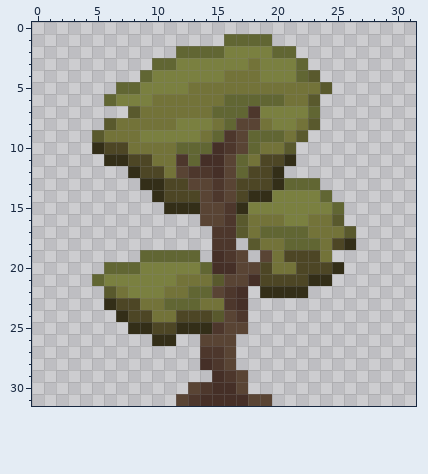
Pixel-art sprite -- sprites/tree_2.png. The picture above is the old version.
The file is 32x32 pixels. Colours within 5 levels of each other are drawn and written as one.
New version:
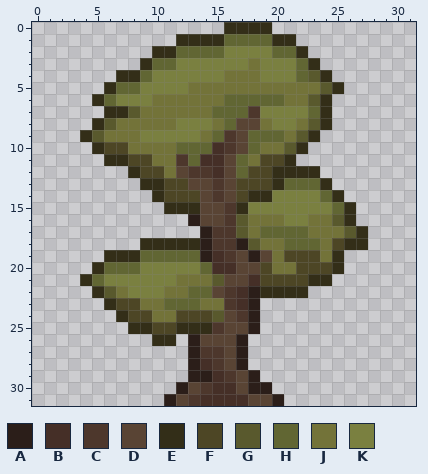
Palette (. is transparent): A #2b1e19  B #452f27  C #4d372c  D #594434  E #332e18  F #4d4625  G #59592d  H #616633  J #737339  K #7a8040
The exact change:
Changed rows in their new state; - is an unchanged pixel.
first column x 4:
 0 ------------EEEE--------
 1 --------EEEE----EE------
 2 ------EE----------E-----
 3 -----E-------------E----
 4 ---EE---------------E---
 5 --E------------------E--
 6 -E------------------E---
 7 --EE----------------E---
 8 -E------------------E---
 9 E------------------E----
10 ------------------E-----
12 -----------------EEE----
13 --------------------E---
14 ---------------------E--
15 ----------------------E-
16 ---------A------------E-
17 ----------A------------E
18 -----EEEEEA--A---------E
19 --EEE-----A---A------E--
20 -E----------------------
21 E-----------------------
22 -E------------A---------
23 --------------A---------
24 --------------A---------
25 --------------A---------
26 ---------A---A----------
27 ---------A---A----------
28 ---------A---A----------
29 ---------AA---A---------
30 --------A-----AA--------
31 -------A--------A-------
Changed places in both pictures, as pixel boxes (x1, y1, x2, y2):
added: (80, 22, 368, 406)
